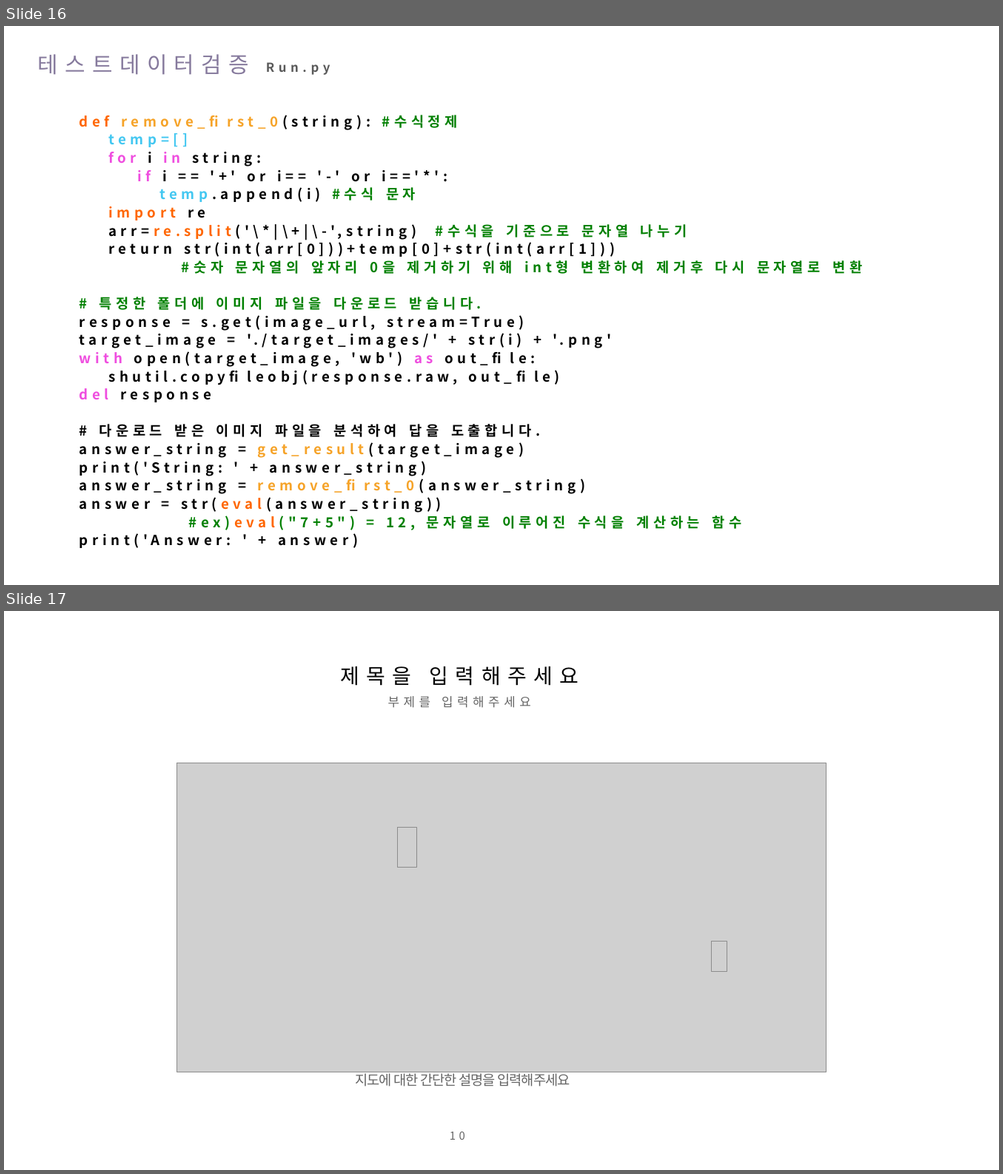
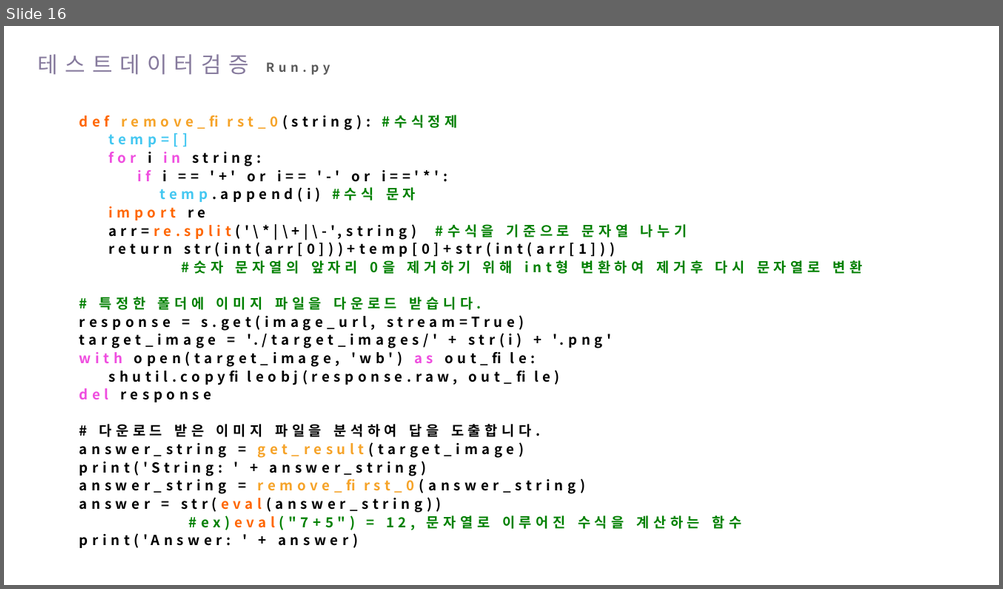
Before and after one commit to hanYijin/portfolio_2021, a slide deck: python데이터 분석과 이미지처리.pptx. Shown one above the other, each under a label of ours: slides 16 and 17 before the commit, slide 16 after it. The pictures are 1003x1174 and 1003x589 pixels, drawn with LibreOffice and Linux fonts; fonts in the diff are those of the drawing; grey boxes stand for pictures. Boxes give left, top, right and bottom in pixels: in the first picture for what was removed or moved away, otherwise in the second. Text is boxed around its words. In the diff, an @@ line names an element or a change of style, - is before the commit and + after.

```diff
--- a/python데이터 분석과 이미지처리.pptx
+++ b/python데이터 분석과 이미지처리.pptx
@@ slide 17 removed at (4,611,999,1170), background #FFFFFF @@
@@ text removed at (340,667,578,686) @@
-제목을 입력해주세요
@@ text removed at (388,696,531,708) @@
-부제를 입력해주세요
@@ picture removed at (177,763,825,1073) @@
@@ picture removed at (397,828,417,868) @@
@@ picture removed at (711,941,726,971) @@
@@ text removed at (355,1071,570,1087) @@
-지도에 대한 간단한 설명을 입력해주세요
@@ text removed at (449,1132,465,1140) @@
-10
```
Also in this commit, not shown: 2 slides changed, 2 slides added, 1 other slide removed, 14 other files.
